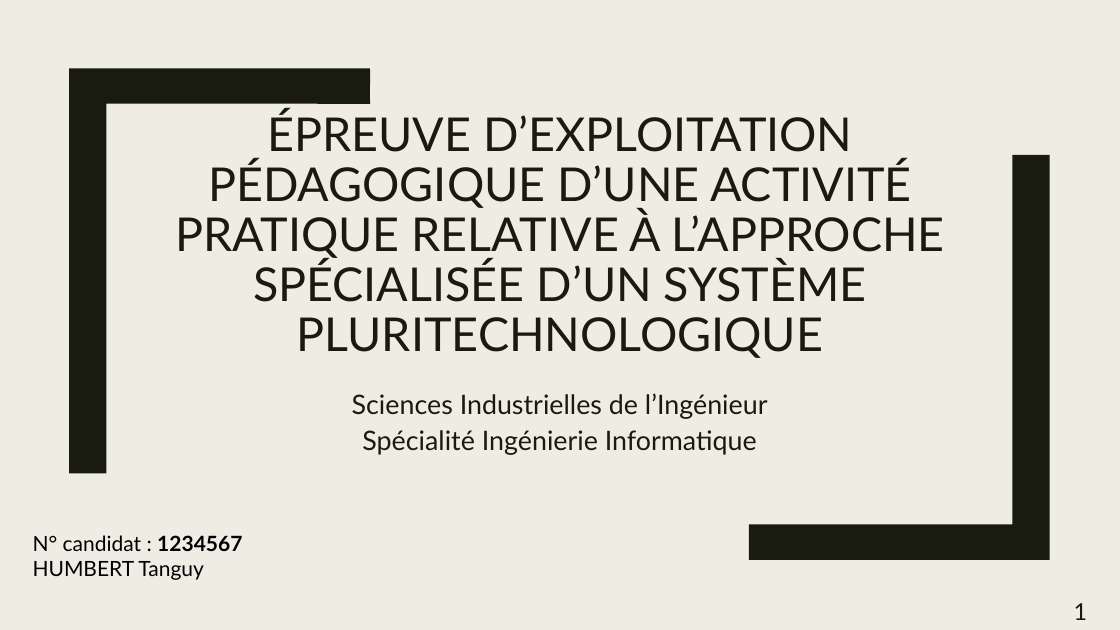
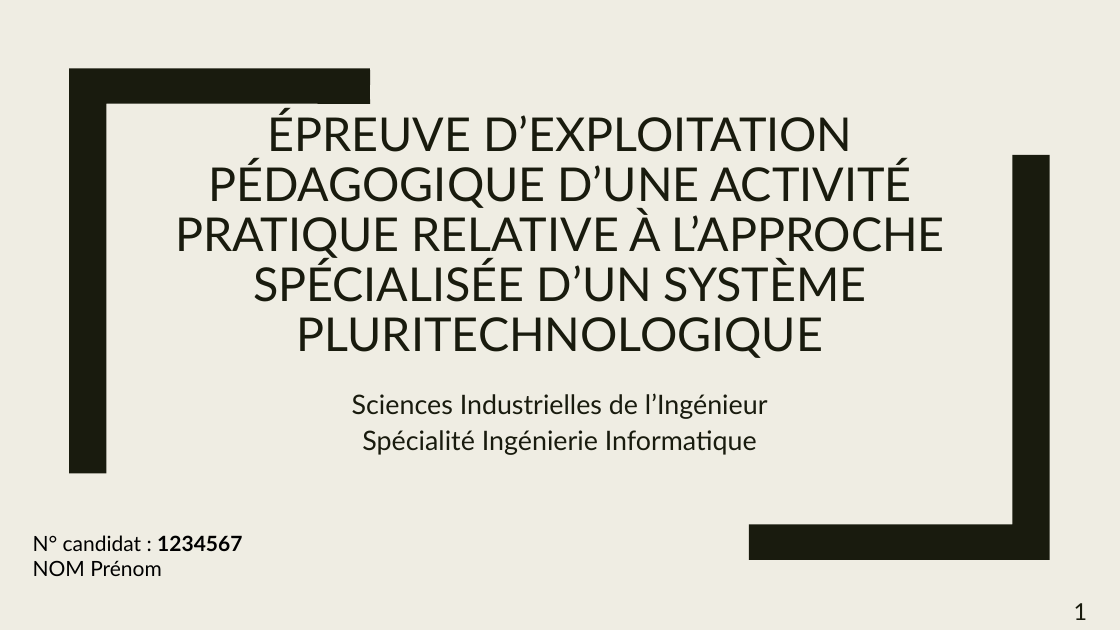
Before and after one commit to CyberJulien/Agreg_Meca, a slide deck: slide 1 of fichiers/presentation/PresSpe.pptx. Drawn at 1120x630 pixels with LibreOffice and Linux fonts; fonts in the diff are those of the drawing. Boxes give left, top, right and bottom in pixels: in the first picture for what was removed or moved away, otherwise in the second. Text is boxed around its words. In the diff, an @@ line names an element or a change of style, - is before the commit and + after.

Commit message:
Changé en Nom Prénom

```diff
--- a/fichiers/presentation/PresSpe.pptx
+++ b/fichiers/presentation/PresSpe.pptx
@@ text at bbox=[33, 560, 162, 576]: text changed @@
-HUMBERT Tanguy
+NOM Prénom
```
Also in this commit, not shown: 1 other file.
